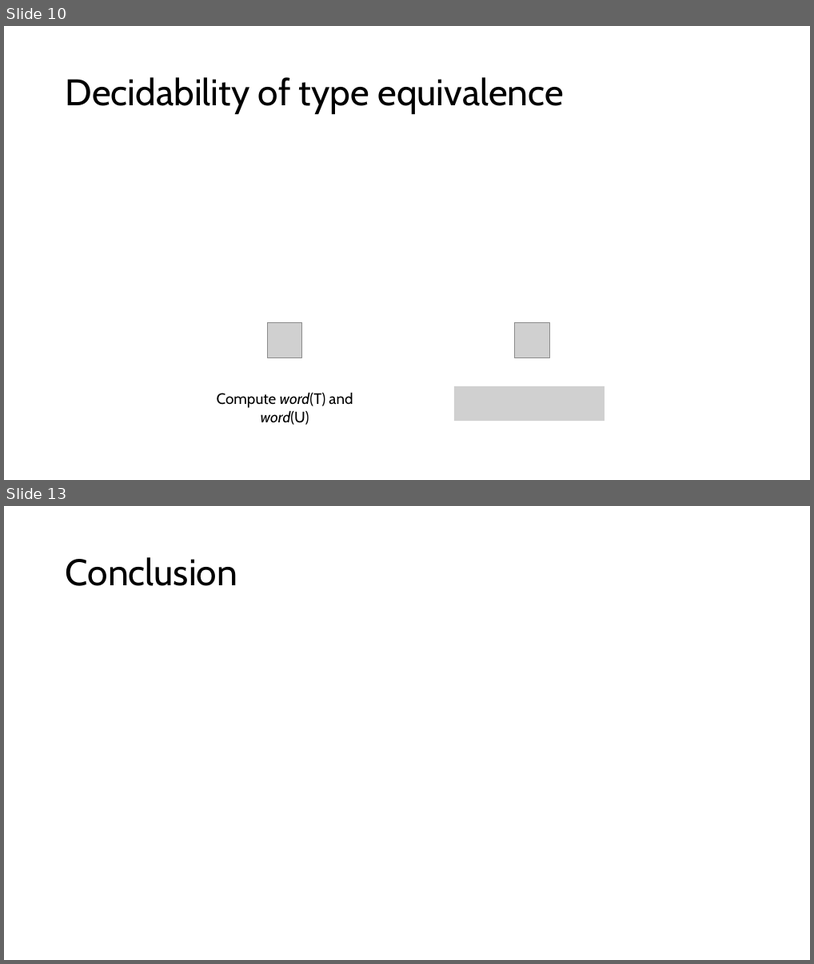
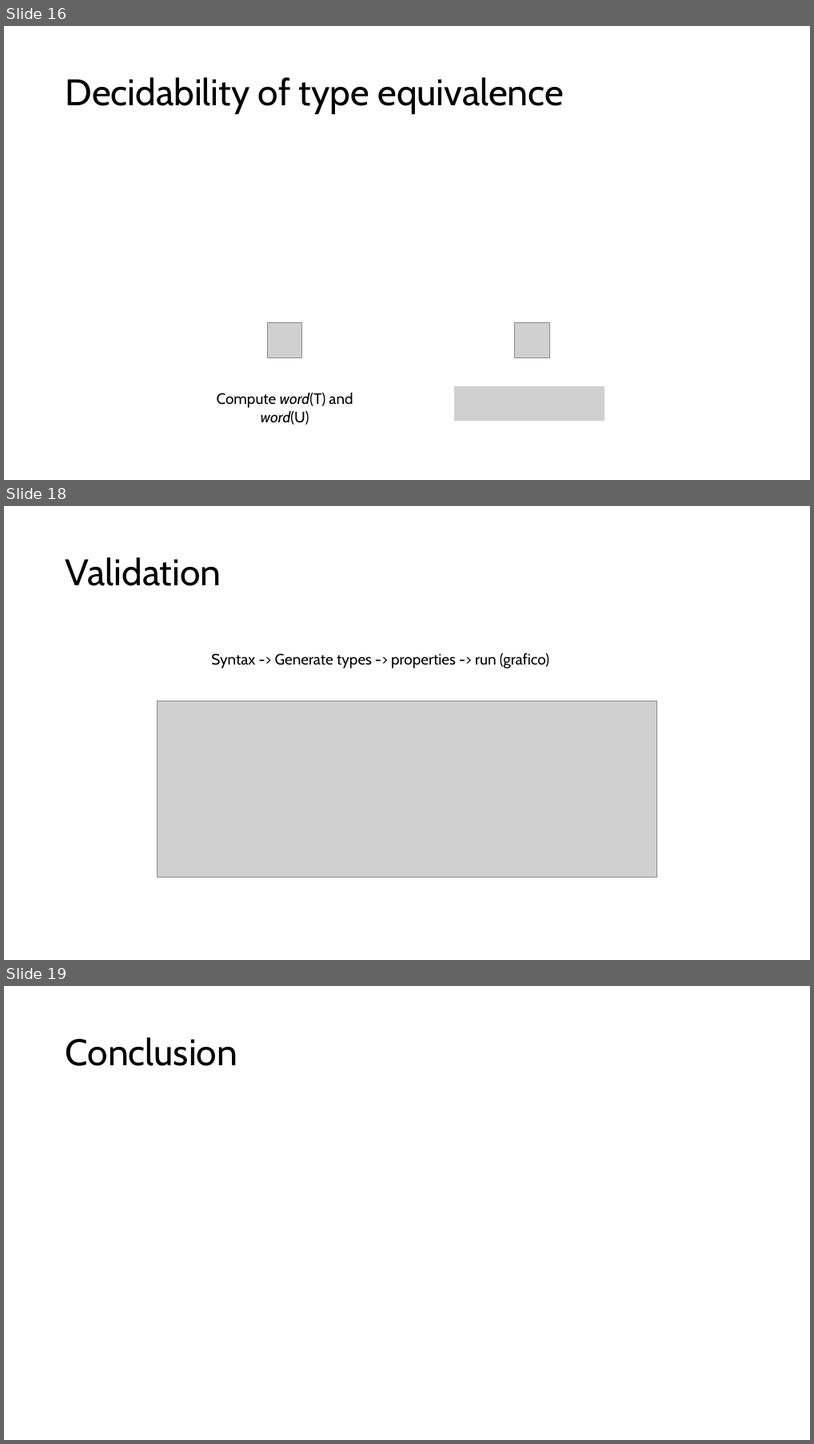
Before and after one commit to inesgarciaslopes/type-operators, a slide deck: latex/Inforum/slides/presentation.pptx. Shown one above the other, each under a label of ours: slides 10 and 13 before the commit, slides 16, 18 and 19 after it; the slides between them are not shown. The pictures are 814x964 and 814x1444 pixels, drawn with LibreOffice and Linux fonts; fonts in the diff are those of the drawing; grey boxes stand for pictures. Boxes give left, top, right and bottom in pixels: in the first picture for what was removed or moved away, otherwise in the second. Text is boxed around its words. In the diff, an @@ line names an element or a change of style, - is before the commit and + after.

```diff
--- a/latex/Inforum/slides/presentation.pptx
+++ b/latex/Inforum/slides/presentation.pptx
@@ slide 18 added at (x1=4, y1=506, x2=810, y2=960), background #FFFFFF @@
@@ title added at (x1=66, y1=557, x2=222, y2=586), 44 pt, text #000000 @@
+Validation
@@ text added at (x1=211, y1=652, x2=550, y2=668), 18 pt, text #000000 @@
+Syntax -> Generate types -> properties -> run (grafico)
@@ picture added at (x1=157, y1=700, x2=658, y2=877) @@
@@ what was slide 10 is now slide 16 @@
@@ what was slide 13 is now slide 19 @@
```
Also in this commit, not shown: 3 slides changed, 8 other slides added, 3 slides removed.
